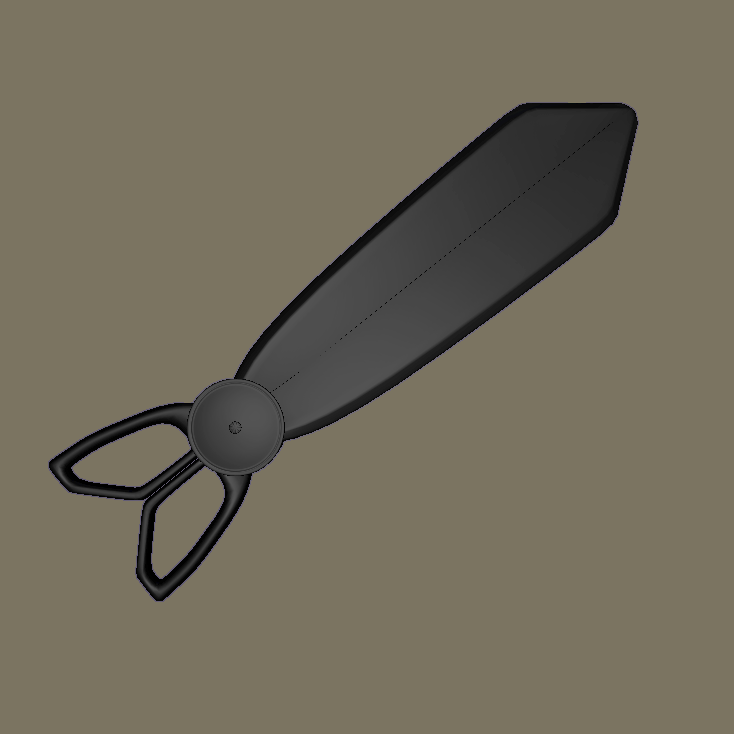
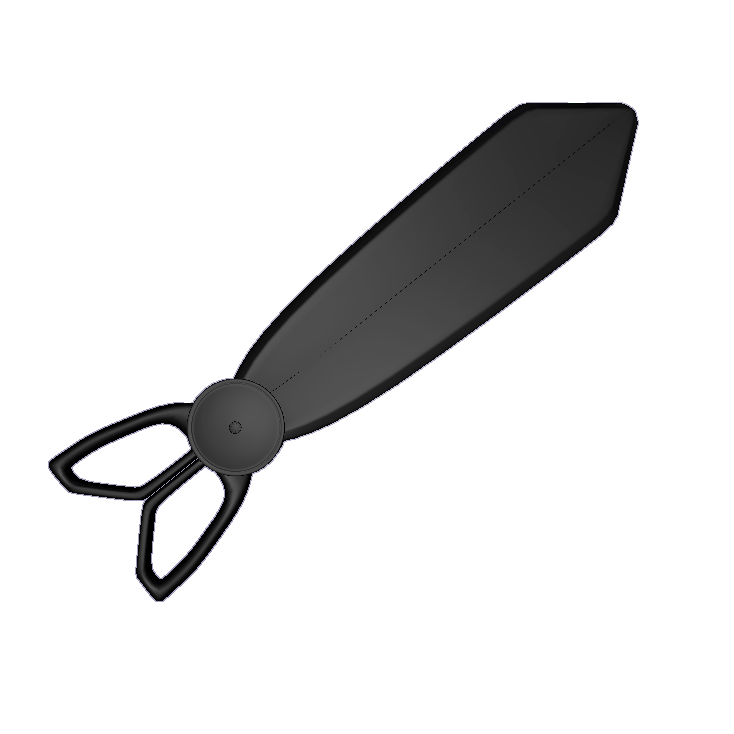
Two versions of the same layered image (734px x 734px). Layer-by-layer changes:
hid "圖層 1" over (0, 0, 734, 734)
